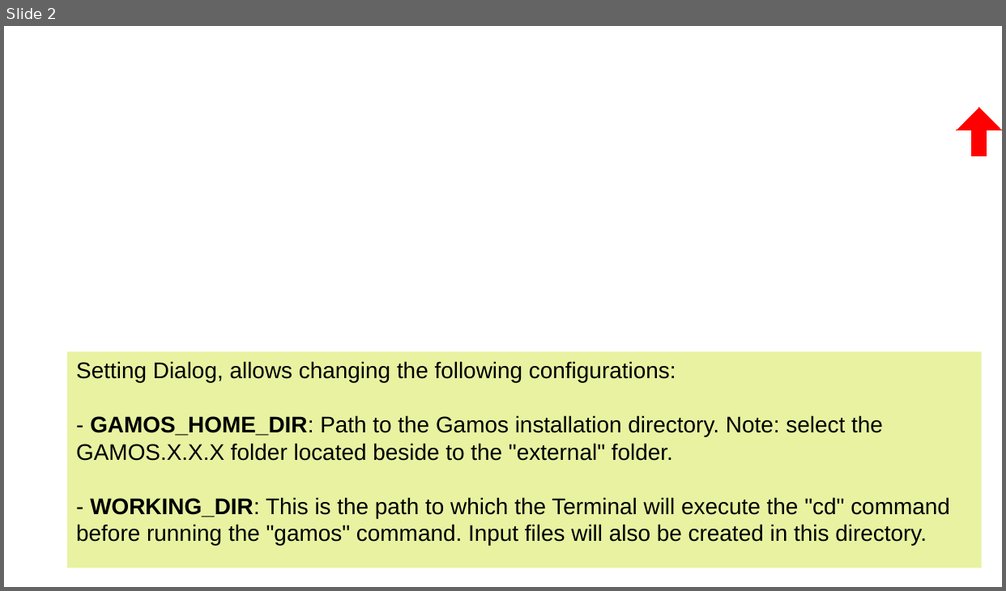
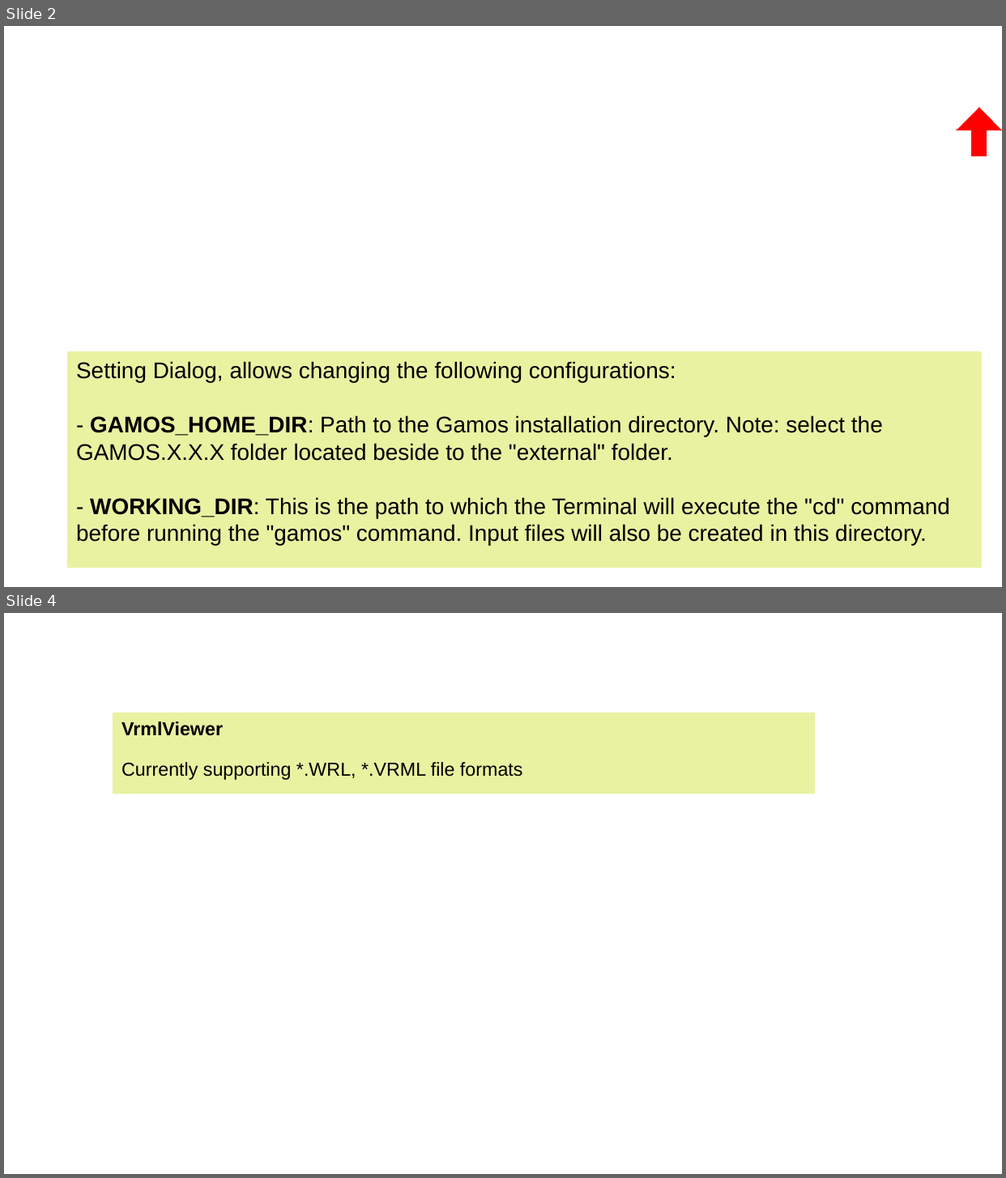
Before and after one commit to trungnguyenthien/gamos_qt_gui, a slide deck: UseGuide.pptx. Shown one above the other, each under a label of ours: slide 2 before the commit, slides 2 and 4 after it; the slides between them are not shown. The pictures are 1006x591 and 1006x1178 pixels, drawn with LibreOffice and Linux fonts; fonts in the diff are those of the drawing; background and template pictures are left out. Boxes give left, top, right and bottom in pixels: in the first picture for what was removed or moved away, otherwise in the second. Text is boxed around its words. In the diff, an @@ line names an element or a change of style, - is before the commit and + after.

```diff
--- a/UseGuide.pptx
+++ b/UseGuide.pptx
@@ slide 4 added at bbox=[4, 613, 1002, 1174], background picture (left out) @@
@@ rectangle added at bbox=[113, 713, 816, 794], fill #E8F2A1, 15 pt, text #000000 @@
+VrmlViewer
+Currently supporting *.WRL, *.VRML file formats
```
Also in this commit, not shown: 2 slides changed, 1 other file.
